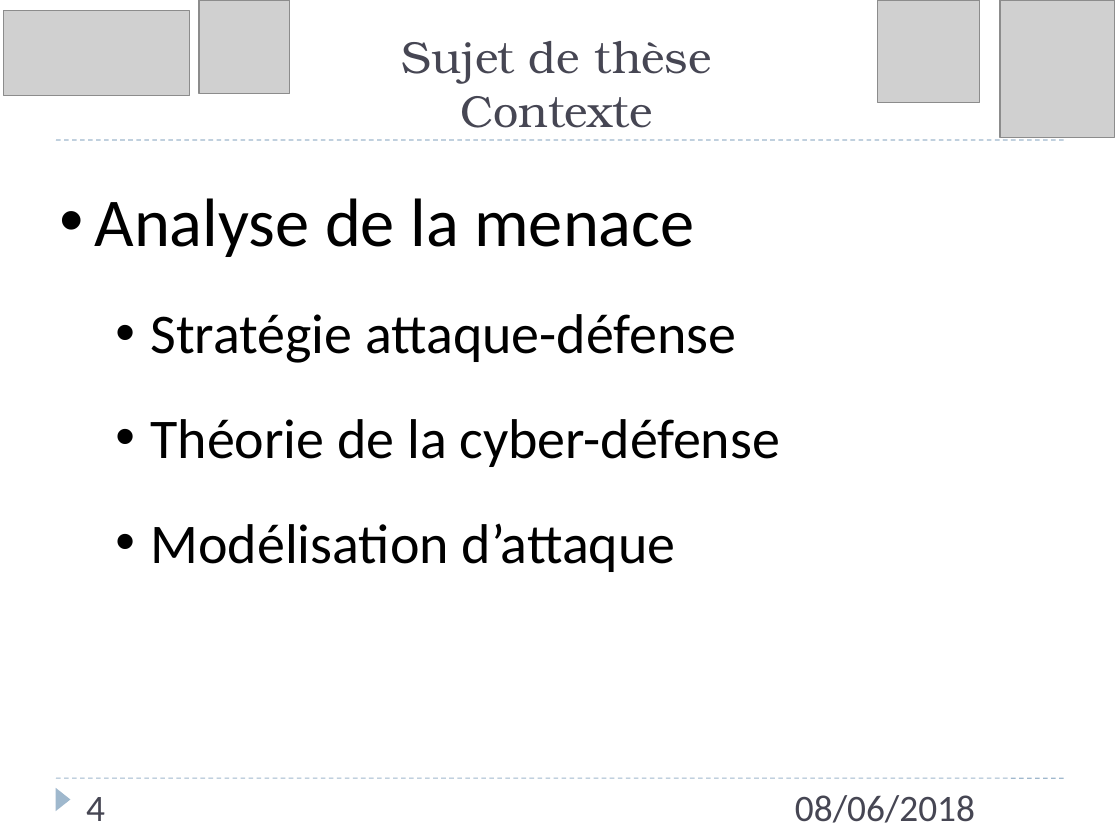
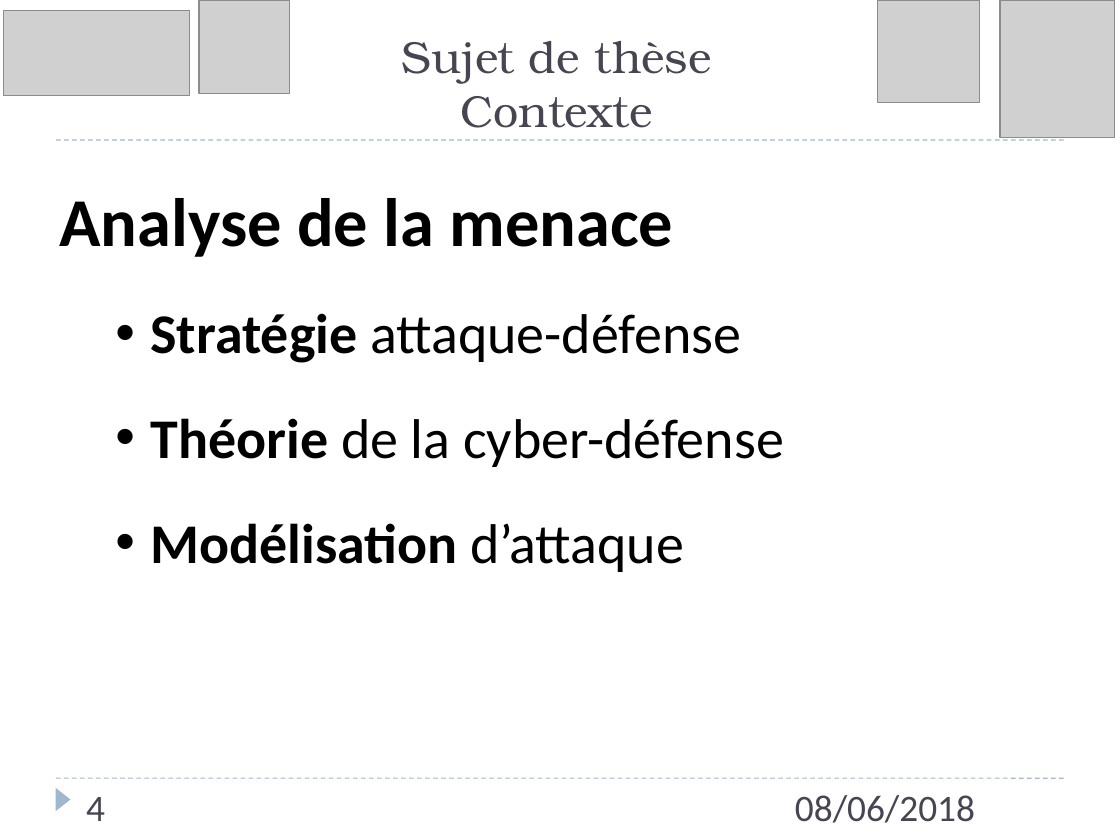
Before and after one commit to Lawyne/ModMenace, a slide deck: slide 4 of Presentation/Presentation Journee-Doctorants 08-06-18.pptx. Drawn at 1120x840 pixels with LibreOffice and Linux fonts; fonts in the diff are those of the drawing; grey boxes stand for pictures. Boxes give left, top, right and bottom in pixels: in the first picture for what was removed or moved away, otherwise in the second. Text is boxed around its words. In the diff, an @@ line names an element or a change of style, - is before the commit and + after.

```diff
--- a/Presentation/Presentation Journee-Doctorants 08-06-18.pptx
+++ b/Presentation/Presentation Journee-Doctorants 08-06-18.pptx
@@ text "Analyse de la menace" at <box>59,198,784,572</box>: bold on in "Analyse de la menace", "Stratégie", "Théorie", "Modélisation"; bullet • to none @@
```
Also in this commit, not shown: 15 other slides changed, 12 slides added, 3 slides removed, 12 other files.
